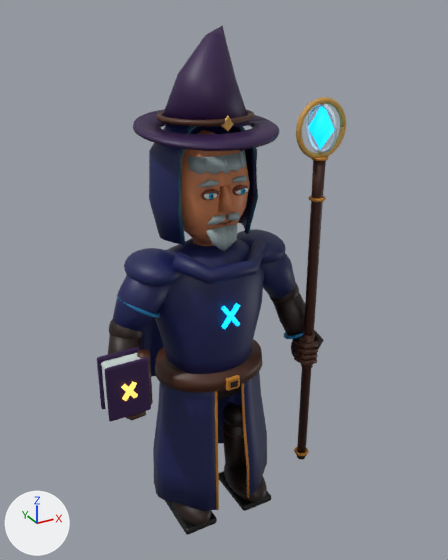
One commit to the FBX model Assets/Export/Characters/arc_mage/SK_arc_mage.fbx: the scene before it, then after it.
The view is the same before and after, from a camera (50 mm lens) standing at (-1.18, -2.3, 2.38) and looking at (0.08, 0.01, 1.22). Every picture has the same lights, and +X, +Y and +Z are marked at lower left. The older version comes first. Vertices at exactly the same position are counted once.

In view in the first picture: 'SK_arc_mage'.
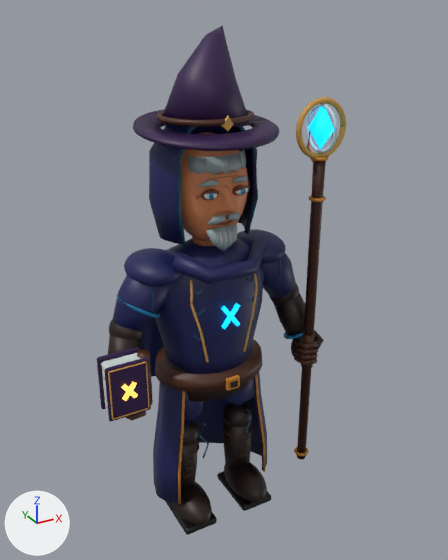
Location of each change, (x1, y1, x2, y2) in pixels of the pictures (448 x 560 px):
part 1 of me_single_tailored_torso_016, deleted
    before: (241, 383, 249, 498)
part 2 of me_single_tailored_torso_016, deleted
    before: (215, 391, 219, 510)
part 3 of me_single_tailored_torso_016, cut back
    before: (153, 130, 267, 511)
    after: (108, 131, 334, 504)
part 4 of me_single_tailored_torso_016, surface changed
    after: (254, 427, 258, 454)

Edits to the bpy script that builds the scene:
```text
Change me_single_tailored_torso_016:
    used by ob_sk_arc_mage; location = (0.0, 0.0, 0.0)
    remove me_single_tailored_torso_016.from_pydata(...)  # 14361 vertices, 14054 faces; spans x -0.59..0.59, y -0.29..0.34, z 0.02..2.31
    add me_single_tailored_torso_016.from_pydata(...)  # 25091 vertices, 28025 faces; spans x -0.59..0.59, y -0.29..0.34, z 0.02..2.31
    me_single_tailored_torso_016 part 1: the loose piece of 50 vertices spanning x 0.06..0.09, y -0.24..-0.19, z 0.13..0.83 is deleted
    me_single_tailored_torso_016 part 2: the loose piece of 50 vertices spanning x -0.09..-0.06, y -0.24..-0.19, z 0.13..0.83 is deleted
    me_single_tailored_torso_016 part 3: 134 vertices moved within x -0.3..0.3, y -0.16..0.2, z 0.13..1.91; 661 vertices removed from x -0.31..0.31, y -0.24..0.25, z 0.13..1.91; 10871 vertices added at x -0.58..0.53, y -0.25..0.31, z 0.13..1.91
    me_single_tailored_torso_016 part 4: 4 kept faces spanning x -0.3..0.3, y 0.0..0.03, z 0.13..1.6 get new texture (UV) coordinates
    other edits to the shape of me_single_tailored_torso_016 do not show in these pictures
```
